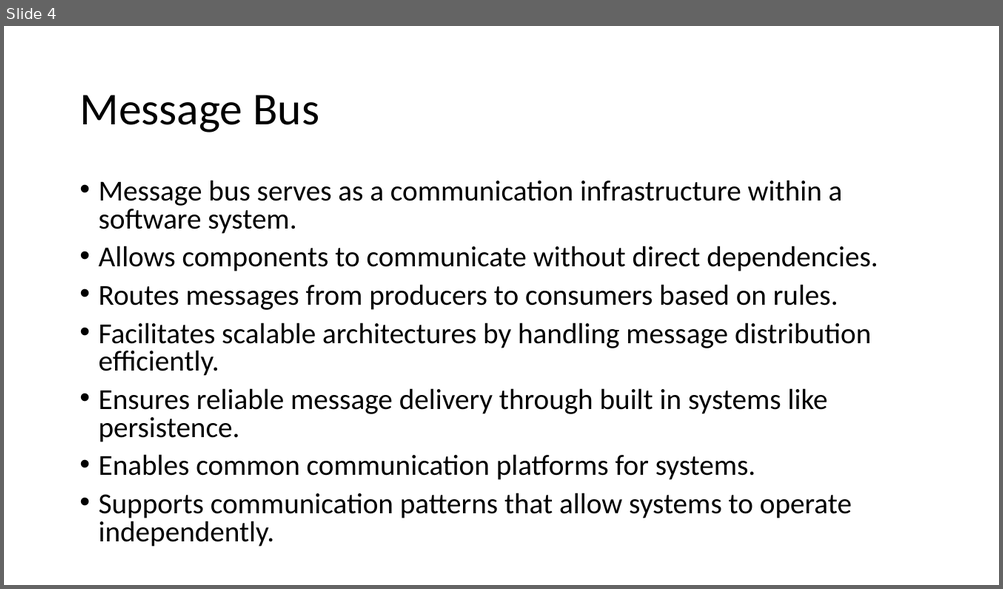
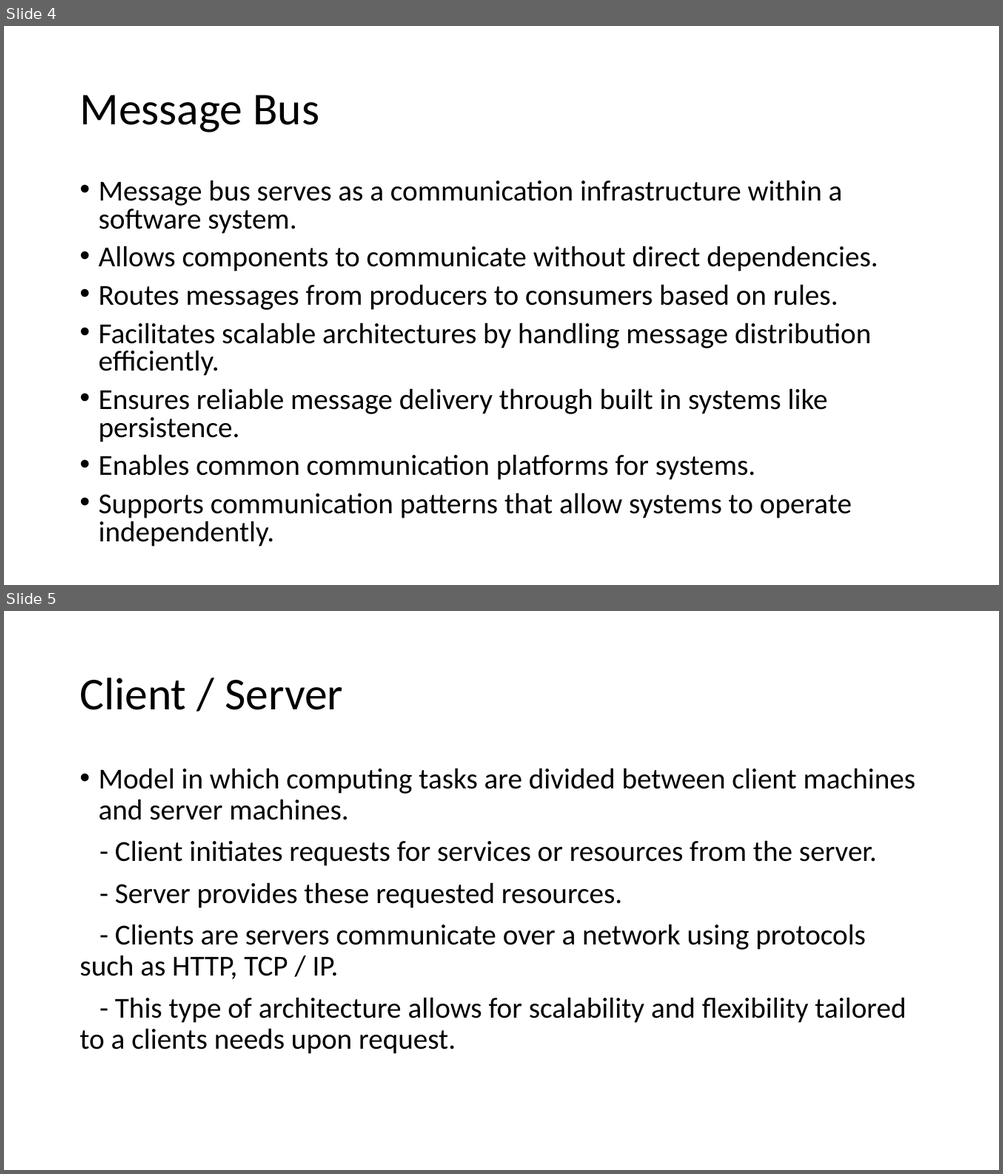
Before and after one commit to EricDeBuitleir/FYP-Public, a slide deck: Final Year Project/Architecture Application Presentation.pptx. Shown one above the other, each under a label of ours: slide 4 before the commit, slides 4 and 5 after it. The pictures are 1003x589 and 1003x1174 pixels, drawn with LibreOffice and Linux fonts; fonts in the diff are those of the drawing. Boxes give left, top, right and bottom in pixels: in the first picture for what was removed or moved away, otherwise in the second. Text is boxed around its words. In the diff, an @@ line names an element or a change of style, - is before the commit and + after.

```diff
--- a/Final Year Project/Architecture Application Presentation.pptx
+++ b/Final Year Project/Architecture Application Presentation.pptx
@@ slide 5 added at bbox=[4, 611, 999, 1170], background #FFFFFF @@
@@ title added at bbox=[79, 678, 343, 710], 44 pt, text #000000 @@
+Client / Server
@@ text added at bbox=[79, 768, 915, 1054], 28 pt, text #000000 @@
+• Model in which computing tasks are divided between client machines and server machines.
+- Client initiates requests for services or resources from the server.
+- Server provides these requested resources.
+- Clients are servers communicate over a network using protocols such as HTTP, TCP / IP.
+- This type of architecture allows for scalability and flexibility tailored to a clients needs upon request.
```
Also in this commit, not shown: 7 other slides added, 1 slide removed.
